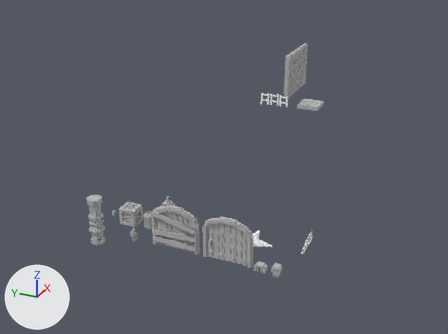
The FBX model Assets/Art/3D/dungeon_resources.fbx as it was, and as the next commit left it.
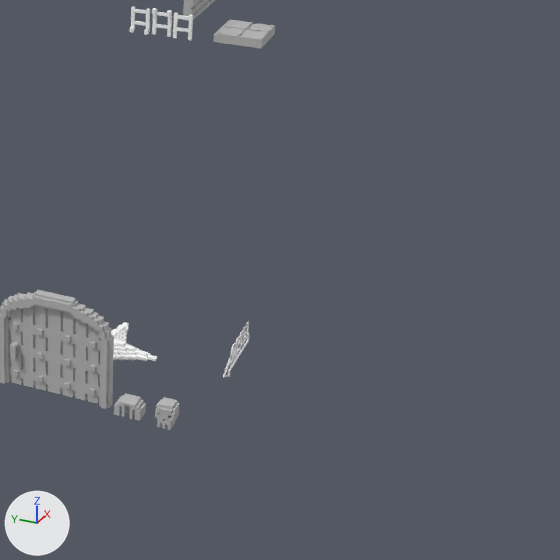
Each version appears first whole from a 50 mm camera at (-90.0, 2.6, 29.3) aimed at (-30.1, 29.5, -0.6), and next in a close-up on the part from 46% to 100% of the width and 27% to 100% of the height. The lights are fixed; the arrows at lower left show +X, +Y and +Z. Where no turn or scale is listed for an object, it has been applied to the vertices.

The older version as bpy lines, for what is in view:
```python
me_mesh_002 = bpy.data.meshes.new('Mesh.002')
me_mesh_002.from_pydata(...)  # 181 vertices, 368 faces; spans x 0.0..3.1, y -3.1..0.0, z -0.3..0.3
me_mesh_002.materials.append(mat_02___default)  # its picture is missing
me_mesh_015 = bpy.data.meshes.new('Mesh.015')
me_mesh_015.from_pydata(...)  # 1784 vertices, 3568 faces; spans x -0.34..0.16, y -2.25..2.25, z 0.0..4.1
me_mesh_015.materials.append(mat_02___default)  # its picture is missing
me_mesh_019 = bpy.data.meshes.new('Mesh.019')
me_mesh_019.from_pydata(...)  # 1247 vertices, 2490 faces; spans x -1.99..2.01, y -2.01..1.99, z 0.0..0.7
me_mesh_019.materials.append(mat_palette_035)  # its picture is missing
ob_cript_module_ground = bpy.data.objects.new('cript_module_ground', me_mesh_002)
ob_cript_module_ground.location = (-7.7, 28.06, 0.02)
ob_cript_object_door = bpy.data.objects.new('cript_object_door', me_mesh_015)
ob_cript_object_door.location = (-48.82, 20.78, 0.03)
ob_cript_object_star = bpy.data.objects.new('cript_object_star', me_mesh_019)
ob_cript_object_star.location = (-45.59, 19.98, 0.01)
```
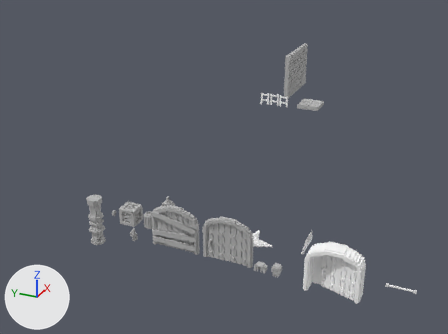
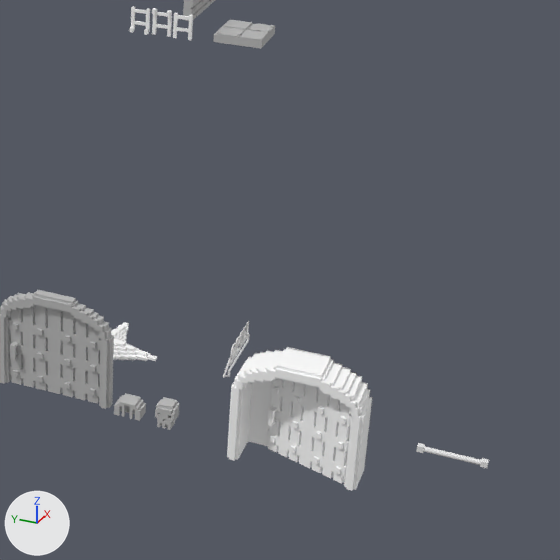
Boxes [x1, y1, x2, y2] around the edits, measured in the close-ups (560 x 560 px):
'cript_object_door_open', added: after [227, 347, 373, 491]
'cript_object_led_01', added: after [423, 446, 481, 465]
'cript_object_led_02', added: after [416, 443, 489, 468]

Patch to the scene script:
```diff
--- a/Assets/Art/3D/dungeon_resources.fbx.py
+++ b/Assets/Art/3D/dungeon_resources.fbx.py
@@ mat_palette_006 @@
+mat_palette_006 = principled_material('palette.006')
+mat_palette_006.base_color = (1.0, 1.0, 1.0)  # white #ffffff
+mat_palette_006.roughness = 1.0
@@ me_mesh_024 @@
+me_mesh_024.from_pydata(...)  # a box spanning x -0.1..0.11, y 0.89..1.11, z -0.11..0.11; a box spanning x -0.1..0.11, y -1.11..-0.89, z -0.11..0.11
@@ me_mesh_023 @@
+me_mesh_023.from_pydata(...)  # 44 vertices, 24 faces; spans x -0.09..0.09, y -1.0..1.0, z -0.09..0.09
@@ me_mesh_022 @@
+me_mesh_022.from_pydata(...)  # 2088 vertices, 3671 faces; spans x -1.37..1.38, y -4.5..0.0, z 0.0..4.1
+me_mesh_022.materials.append(mat_palette_006)  # its picture is missing
@@ ob_cript_object_led_02 @@
+ob_cript_object_led_02 = bpy.data.objects.new('cript_object_led_02', me_mesh_024)
+ob_cript_object_led_02.location = (-50.15, 6.29, 2.31)
@@ ob_cript_object_led_01 @@
+ob_cript_object_led_01 = bpy.data.objects.new('cript_object_led_01', me_mesh_023)
+ob_cript_object_led_01.location = (-50.15, 6.29, 2.31)
@@ ob_cript_object_door_open @@
+ob_cript_object_door_open = bpy.data.objects.new('cript_object_door_open', me_mesh_022)
+ob_cript_object_door_open.location = (-48.82, 13.7, 0.03)
```
